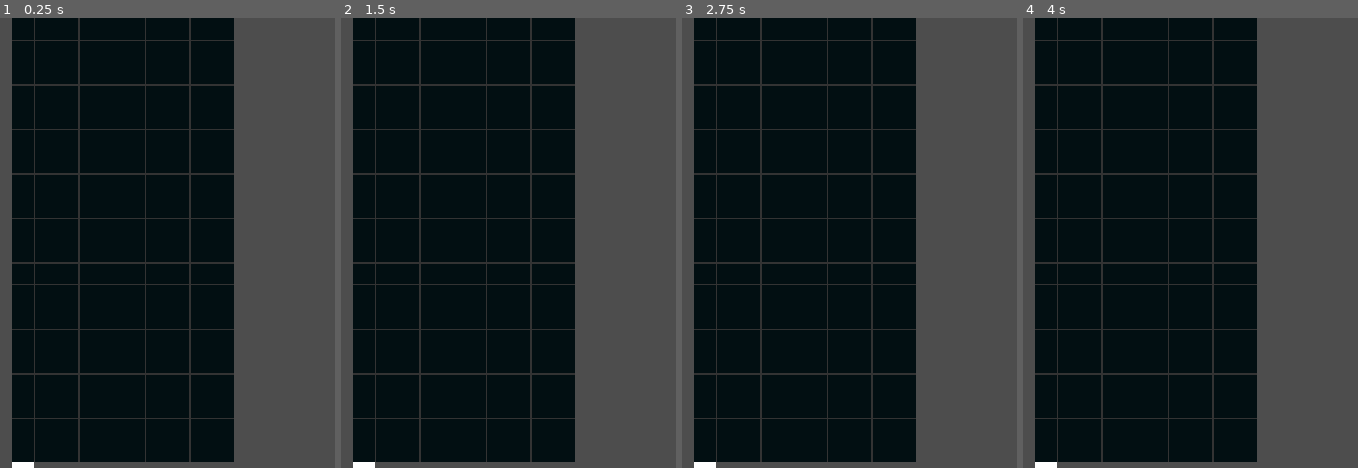
Above: before the commit, frames 1-4 (left to right).
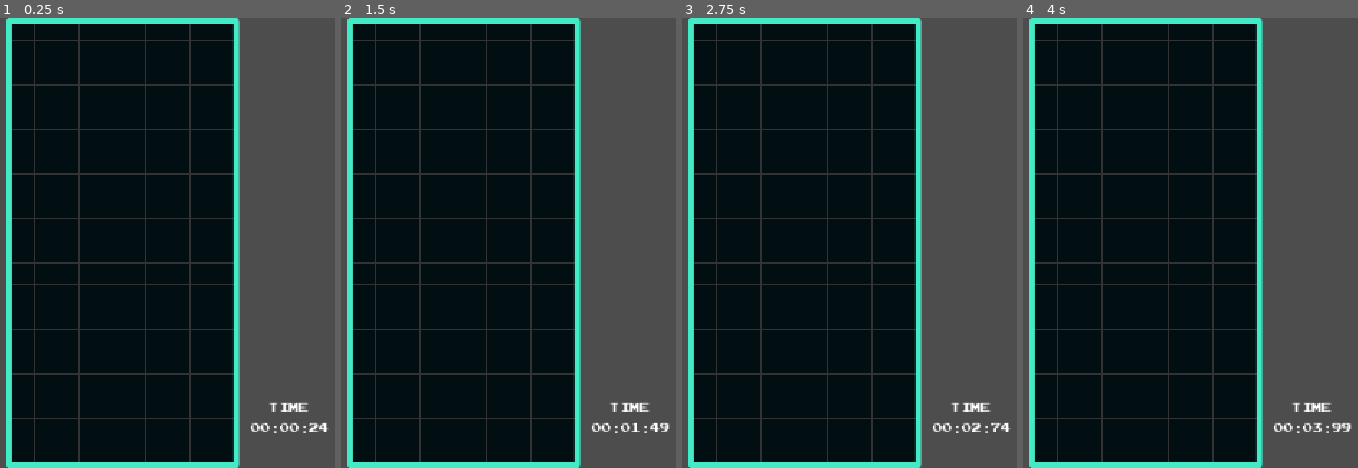
Above: after the commit, the same moments.

Repository: THeikkila91/R12-Gamejam
Game: Godot game, scene res://scenes/game.tscn
The game is run twice, just before and just after one commit, with the same random seed, the same clock (stepped at 60 frames per second) and the same inputs. The project has no main scene, so this scene is started directly.
Inputs:
- Up to frame 1 (0.25 s): no input
- Up to frame 2 (1.5 s): tap Enter at 0.5 s
- Up to frame 3 (2.75 s): no input
- Up to frame 4 (4 s): tap Space at 3.5 s

The runs differ from the first frame. In frame 1, 6.4% of the frame differs, in the area x 1-99%, y 0-100%; in frame 2, 6.4%; in frame 3, 6.4%; in frame 4, 6.4%.

Commit message:
Timer lisäys

Diff:
--- /dev/null
+++ b/r-12-gamejam/game.gd
@@ -0,0 +1,15 @@
+extends Node2D
+var total_time = 0.0
+@onready var time_label = $UI/Timer
+
+func _process(delta):
+	total_time += delta
+	update_timer_display()
+
+func update_timer_display():
+	var mils = fmod(total_time, 1.0) * 100
+	var secs = fmod(total_time, 60)
+	var mins = fmod(total_time, 3600) / 60
+
+	var time_string = "%02d : %02d : %02d" % [mins, secs, mils]
+	time_label.text = "TIME\n" + time_string
--- a/r-12-gamejam/game.tscn
+++ b/r-12-gamejam/game.tscn
@@ -1,6 +1,8 @@
-[gd_scene load_steps=5 format=3 uid="uid://0s1aek0l1wl5"]
+[gd_scene load_steps=9 format=3 uid="uid://0s1aek0l1wl5"]
 
 [ext_resource type="Shader" uid="uid://d4ifb4k21wd16" path="res://game.gdshader" id="1_80nbo"]
+[ext_resource type="Script" uid="uid://dgi8ysg7a7yf7" path="res://game.gd" id="1_e2o6t"]
+[ext_resource type="FontFile" uid="uid://chahbhsabnvip" path="res://ARCADECLASSIC.TTF" id="3_feb5d"]
 
 [sub_resource type="ShaderMaterial" id="ShaderMaterial_e2o6t"]
 shader = ExtResource("1_80nbo")
@@ -20,7 +22,14 @@
 corner_radius_bottom_right = 4
 corner_radius_bottom_left = 4
 
+[sub_resource type="StyleBoxEmpty" id="StyleBoxEmpty_feb5d"]
+
+[sub_resource type="LabelSettings" id="LabelSettings_feb5d"]
+font = ExtResource("3_feb5d")
+font_size = 25
+
 [node name="Game" type="Node2D"]
+script = ExtResource("1_e2o6t")
 
 [node name="ColorRect" type="ColorRect" parent="."]
 material = SubResource("ShaderMaterial_e2o6t")
@@ -38,3 +47,21 @@
 offset_right = 744.0
 offset_bottom = 648.0
 theme_override_styles/panel = SubResource("StyleBoxFlat_80nbo")
+
+[node name="UI" type="Control" parent="."]
+layout_mode = 3
+anchors_preset = 0
+offset_right = 40.0
+offset_bottom = 40.0
+
+[node name="Timer" type="Label" parent="UI"]
+layout_mode = 0
+offset_left = 736.0
+offset_top = 544.0
+offset_right = 896.0
+offset_bottom = 608.0
+theme_override_styles/normal = SubResource("StyleBoxEmpty_feb5d")
+text = "00:00:00"
+label_settings = SubResource("LabelSettings_feb5d")
+horizontal_alignment = 1
+vertical_alignment = 1
--- /dev/null
+++ b/r-12-gamejam/scenes/game.gd
@@ -0,0 +1,17 @@
+extends Node2D
+
+var total_time = 0.0
+@onready var time_label = $UI/Timer
+
+func _process(delta):
+	total_time += delta
+	update_timer_display()
+
+func update_timer_display():
+	var mils = fmod(total_time, 1.0) * 100
+	var secs = fmod(total_time, 60)
+	var mins = fmod(total_time, 3600) / 60
+
+
+	var time_string = "%02d : %02d : %02d" % [mins, secs, mils]
+	time_label.text = "TIME\n" + time_string
--- a/r-12-gamejam/scenes/game.tscn
+++ b/r-12-gamejam/scenes/game.tscn
@@ -1,12 +1,40 @@
-[gd_scene load_steps=4 format=3 uid="uid://b7oc5tv2mw0he"]
+[gd_scene load_steps=9 format=3 uid="uid://b7oc5tv2mw0he"]
 
+[ext_resource type="Script" uid="uid://cxt7cswghqqm8" path="res://scenes/game.gd" id="1_lbhrr"]
 [ext_resource type="Shader" uid="uid://d4ifb4k21wd16" path="res://game.gdshader" id="1_yqjtg"]
 [ext_resource type="TileSet" uid="uid://c5bkw5qg0jxxy" path="res://assets/tiles.tres" id="2_yqjtg"]
+[ext_resource type="FontFile" uid="uid://chahbhsabnvip" path="res://ARCADECLASSIC.TTF" id="3_lnu2h"]
+
+[sub_resource type="StyleBoxFlat" id="StyleBoxFlat_lbhrr"]
+bg_color = Color(0.10183347, 0.6930257, 0.6138902, 0)
+border_width_left = 8
+border_width_top = 8
+border_width_right = 8
+border_width_bottom = 8
+border_color = Color(0.25792447, 0.9199422, 0.77485317, 1)
+corner_radius_top_left = 4
+corner_radius_top_right = 4
+corner_radius_bottom_right = 4
+corner_radius_bottom_left = 4
 
 [sub_resource type="ShaderMaterial" id="ShaderMaterial_e2o6t"]
 shader = ExtResource("1_yqjtg")
 
+[sub_resource type="StyleBoxEmpty" id="StyleBoxEmpty_iywne"]
+
+[sub_resource type="LabelSettings" id="LabelSettings_p57ef"]
+font = ExtResource("3_lnu2h")
+font_size = 25
+
 [node name="Game" type="Node2D"]
+script = ExtResource("1_lbhrr")
+
+[node name="Frame" type="Panel" parent="."]
+z_index = 3
+offset_left = 408.0
+offset_right = 743.0
+offset_bottom = 648.0
+theme_override_styles/panel = SubResource("StyleBoxFlat_lbhrr")
 
 [node name="ColorRect" type="ColorRect" parent="."]
 material = SubResource("ShaderMaterial_e2o6t")
@@ -15,12 +43,26 @@
 offset_bottom = 640.0
 color = Color(0.016763657, 0.034379218, 0.24205396, 1)
 
-[node name="floor" type="ColorRect" parent="ColorRect"]
-layout_mode = 0
-offset_top = 640.0
-offset_right = 32.0
-offset_bottom = 672.0
-
 [node name="TileMapLayer" type="TileMapLayer" parent="."]
 position = Vector2(416, 4)
 tile_set = ExtResource("2_yqjtg")
+
+[node name="UI" type="Control" parent="."]
+layout_mode = 3
+anchors_preset = 0
+offset_left = 408.0
+offset_top = 4.0
+offset_right = 448.0
+offset_bottom = 44.0
+
+[node name="Timer" type="Label" parent="UI"]
+layout_mode = 0
+offset_left = 328.0
+offset_top = 540.0
+offset_right = 488.0
+offset_bottom = 604.0
+theme_override_styles/normal = SubResource("StyleBoxEmpty_iywne")
+text = "00:00:00"
+label_settings = SubResource("LabelSettings_p57ef")
+horizontal_alignment = 1
+vertical_alignment = 1
--- /dev/null
+++ b/r-12-gamejam/scenes/timer.gd
@@ -0,0 +1,19 @@
+extends Node2D
+
+var total_time = 0.0
+@onready var time_label = $UI/TimeLabel # Make sure this path matches your scene tree
+
+func _process(delta):
+	# Add the time passed since the last frame
+	total_time += delta
+	update_timer_display()
+
+func update_timer_display():
+	# Calculate hours, minutes, and seconds
+	var mils = fmod(total_time, 1.0) * 100
+	var secs = fmod(total_time, 60)
+	var mins = fmod(total_time, 3600) / 60
+
+	# Format the string to look like 00:00:00
+	var time_string = "%02d:%02d:%02d" % [mins, secs, mils]
+	time_label.text = "TIME\n" + time_string
Not shown, changed: r-12-gamejam/.gitignore.txt
Binary file added: r-12-gamejam/ARCADECLASSIC.TTF
Not shown, added: r-12-gamejam/ARCADECLASSIC.TTF.import
Not shown, added: r-12-gamejam/game.gd.uid
Not shown, added: r-12-gamejam/scenes/game.gd.uid
Not shown, added: r-12-gamejam/scenes/timer.gd.uid
